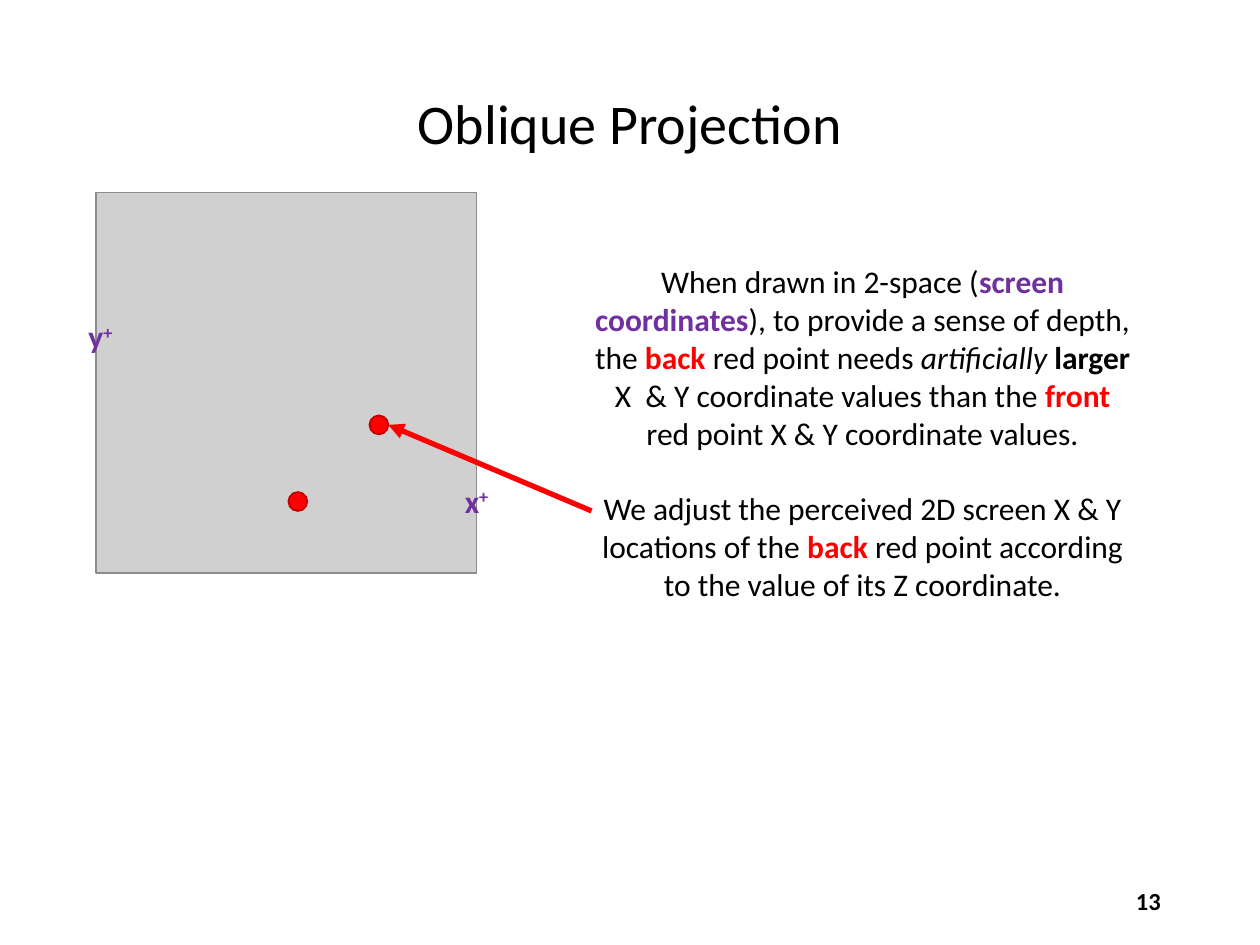
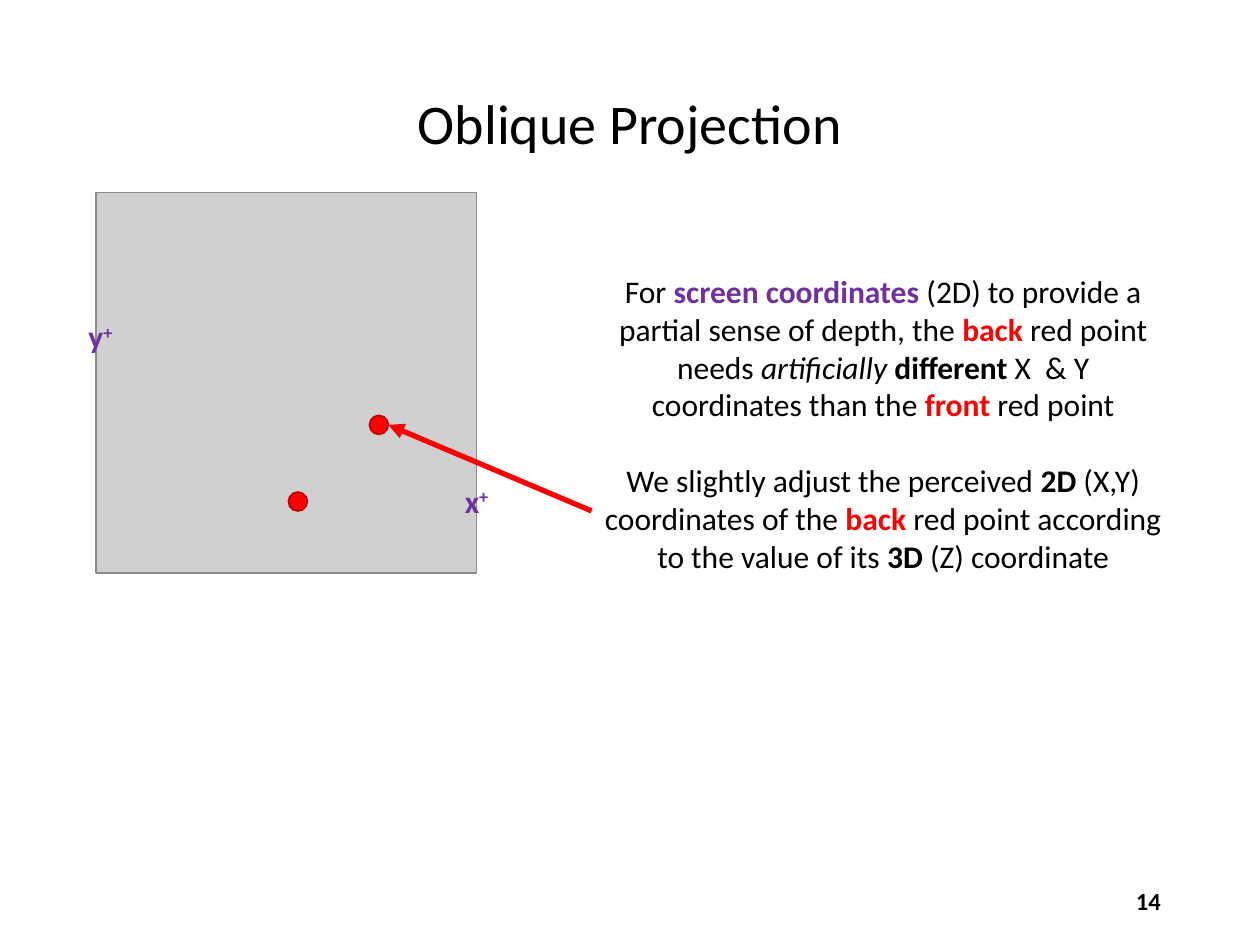
Before and after one commit to dbiersach/scicomp301-cpp-linux, a slide deck: slide 14 of session16/Session 16 - 3D Graphics, Vector Algebra.pptx (slide 13 before the commit). Drawn at 1260x945 pixels with LibreOffice and Linux fonts; fonts in the diff are those of the drawing; grey boxes stand for pictures. Boxes give left, top, right and bottom in pixels: in the first picture for what was removed or moved away, otherwise in the second. Text is boxed around its words. In the diff, an @@ line names an element or a change of style, - is before the commit and + after.

```diff
--- a/session16/Session 16 - 3D Graphics, Vector Algebra.pptx
+++ b/session16/Session 16 - 3D Graphics, Vector Algebra.pptx
@@ text at box(605, 280, 1161, 572): text changed @@
-When drawn in 2-space (screen coordinates), to provide a sense of depth, the back red point needs artificially larger X & Y coordinate values than the front red point X & Y coordinate values.
-We adjust the perceived 2D screen X & Y locations of the back red point according to the value of its Z coordinate.
+For screen coordinates (2D) to provide a partial sense of depth, the back red point needs artificially different X & Y coordinates than the front red point
+We slightly adjust the perceived 2D (X,Y) coordinates of the back red point according to the value of its 3D (Z) coordinate
@@ page number at box(1136, 894, 1161, 910): text changed @@
-13
+14
```
Also in this commit, not shown: 23 other slides changed, 11 slides added, 8 slides removed, 1 other file.
